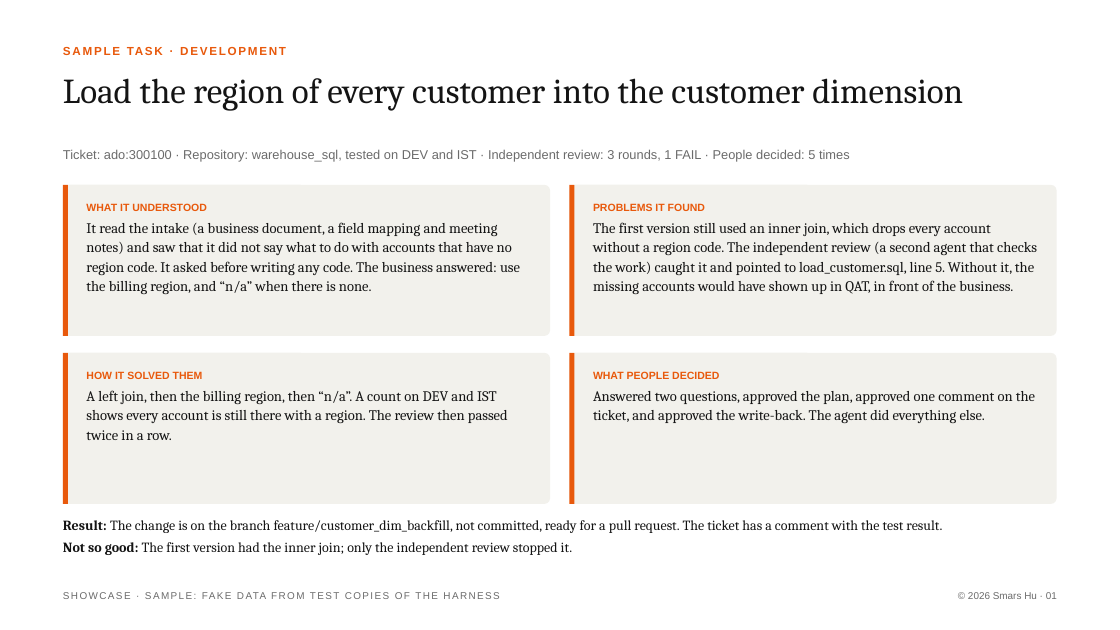
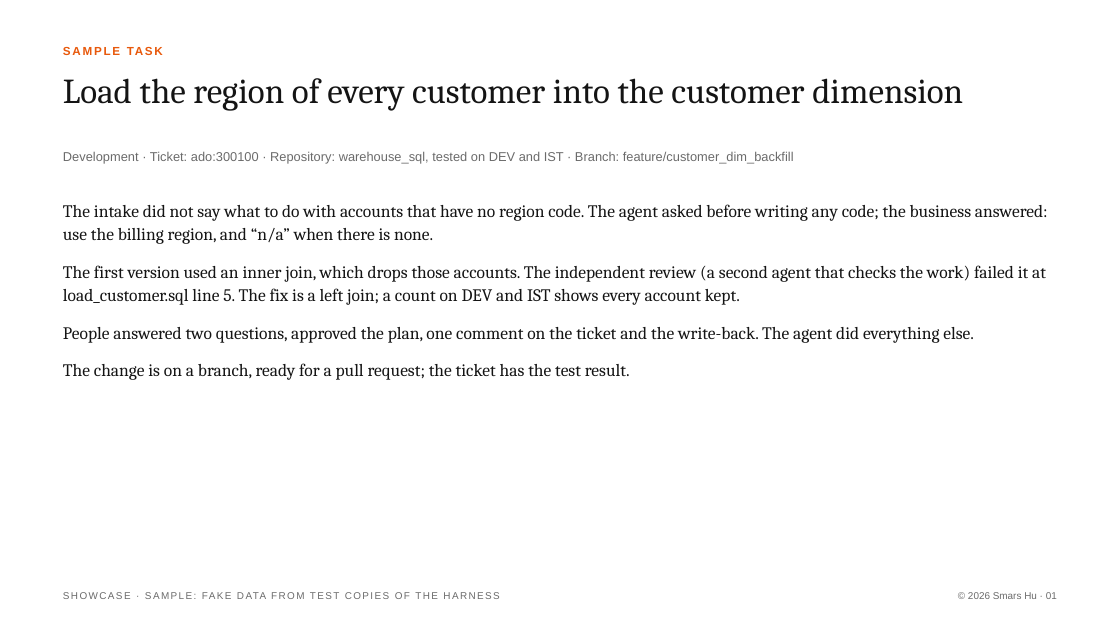
Before and after one commit to Smars-Bin-Hu/ai-exploration, a slide deck: slide 1 of Showcase/Real Tasks/_template/Sample (fake data).pptx. Drawn at 1120x630 pixels with LibreOffice and Linux fonts; fonts in the diff are those of the drawing. Boxes give left, top, right and bottom in pixels: in the first picture for what was removed or moved away, otherwise in the second. Text is boxed around its words. In the diff, an @@ line names an element or a change of style, - is before the commit and + after.

```diff
--- a/Showcase/Real Tasks/_template/Sample (fake data).pptx
+++ b/Showcase/Real Tasks/_template/Sample (fake data).pptx
@@ text at box(63, 42, 1054, 67): text changed @@
-SAMPLE TASK · DEVELOPMENT
+SAMPLE TASK
@@ text at box(63, 151, 794, 164): text changed @@
-Ticket: ado:300100 · Repository: warehouse_sql, tested on DEV and IST · Independent review: 3 rounds, 1 FAIL · People decided: 5 times
+Development · Ticket: ado:300100 · Repository: warehouse_sql, tested on DEV and IST · Branch: feature/customer_dim_backfill
@@ rounded rectangle removed at box(63, 185, 550, 336) @@
@@ rectangle removed at box(63, 185, 68, 336) @@
@@ text added at box(63, 204, 1048, 380), 15 pt, text #141414 @@
+The intake did not say what to do with accounts that have no region code. The agent asked before writing any code; the business answered: use the billing region, and “n/a” when there is none.
+The first version used an inner join, which drops those accounts. The independent review (a second agent that checks the work) failed it at load_customer.sql line 5. The fix is a left join; a count on DEV and IST shows every account kept.
+People answered two questions, approved the plan, one comment on the ticket and the write-back. The agent did everything else.
+The change is on a branch, ready for a pull request; the ticket has the test result.
@@ text removed at box(86, 203, 520, 294) @@
-WHAT IT UNDERSTOOD
-It read the intake (a business document, a field mapping and meeting notes) and saw that it did not say what to do with accounts that have no region code. It asked before writing any code. The business answered: use the billing region, and “n/a” when there is none.
@@ rounded rectangle removed at box(570, 185, 1057, 336) @@
@@ rectangle removed at box(570, 185, 575, 336) @@
@@ text removed at box(593, 203, 1037, 294) @@
-PROBLEMS IT FOUND
-The first version still used an inner join, which drops every account without a region code. The independent review (a second agent that checks the work) caught it and pointed to load_customer.sql, line 5. Without it, the missing accounts would have shown up in QAT, in front of the business.
@@ rounded rectangle removed at box(63, 353, 550, 504) @@
@@ rectangle removed at box(63, 353, 68, 504) @@
@@ rounded rectangle removed at box(570, 353, 1057, 504) @@
@@ rectangle removed at box(570, 353, 575, 504) @@
@@ text removed at box(86, 371, 508, 440) @@
-HOW IT SOLVED THEM
-A left join, then the billing region, then “n/a”. A count on DEV and IST shows every account is still there with a region. The review then passed twice in a row.
@@ text removed at box(593, 371, 1035, 423) @@
-WHAT PEOPLE DECIDED
-Answered two questions, approved the plan, approved one comment on the ticket, and approved the write-back. The agent did everything else.
@@ text removed at box(63, 520, 942, 555) @@
-Result: The change is on the branch feature/customer_dim_backfill, not committed, ready for a pull request. The ticket has a comment with the test result.
-Not so good: The first version had the inner join; only the independent review stopped it.
```
Also in this commit, not shown: 5 other slides changed, 53 other files.
